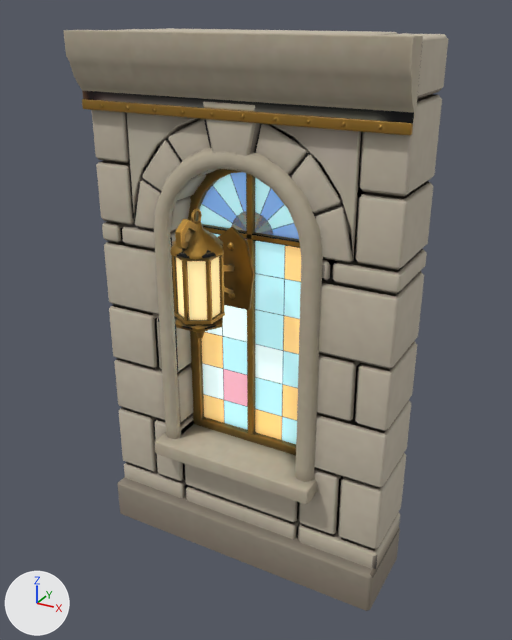
Two versions of the glTF model assets/models/env-glass-town/env-glass-town.hq.glb, one commit apart.
Before and after are seen from a 50 mm lens placed at (1.059, -1.786, 1.859), pointed at (0.056, 0.039, 0.947). Every picture has the same lights, and +X, +Y and +Z are marked at lower left. The picture after the commit comes second. Where no turn or scale is listed for an object, it has been applied to the vertices.

Names of what the first picture shows: 'glass-sconce', 'glass-window'.
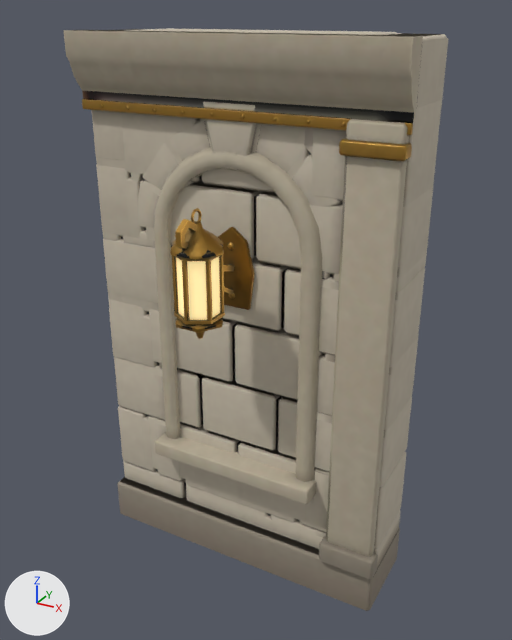
Commit message: Glass Town kit: plain wall segment glass-wall in the same ashlar as the window

Boxes [x1, y1, x2, y2] around the edits, measured in the pictures (512 x 640 px):
'glass-wall', added: after [80, 29, 448, 611]

The change, as a list of edits to the scene's bpy script:
```text
Add img_glass_wall_mr:
    img_glass_wall_mr = load_image('glass-wall_mr', '_unpacked/glass-wall_mr', 1024, 1024, 'Non-Color')
Add img_glass_wall_n:
    img_glass_wall_n = load_image('glass-wall_n', '_unpacked/glass-wall_n', 1024, 1024, 'Non-Color')
Add img_glass_wall_col:
    img_glass_wall_col = load_image('glass-wall_col', '_unpacked/glass-wall_col', 1024, 1024, 'sRGB')
Add mat_glass_wall:
    mat_glass_wall = bpy.data.materials.new('glass-wall')
    # uses the picture img_glass_wall_col
    # uses the picture img_glass_wall_mr
    # uses the picture img_glass_wall_n
Add me_glass_wall:
    me_glass_wall.from_pydata(...)  # 810 vertices, 1484 faces; spans x -0.53..0.53, y -0.17..0.17, z -0.9..0.9
    me_glass_wall.materials.append(mat_glass_wall)
Add ob_glass_wall:
    ob_glass_wall = bpy.data.objects.new('glass-wall', me_glass_wall)
    ob_glass_wall.location = (0.002, 0.093, 0.9)
```
